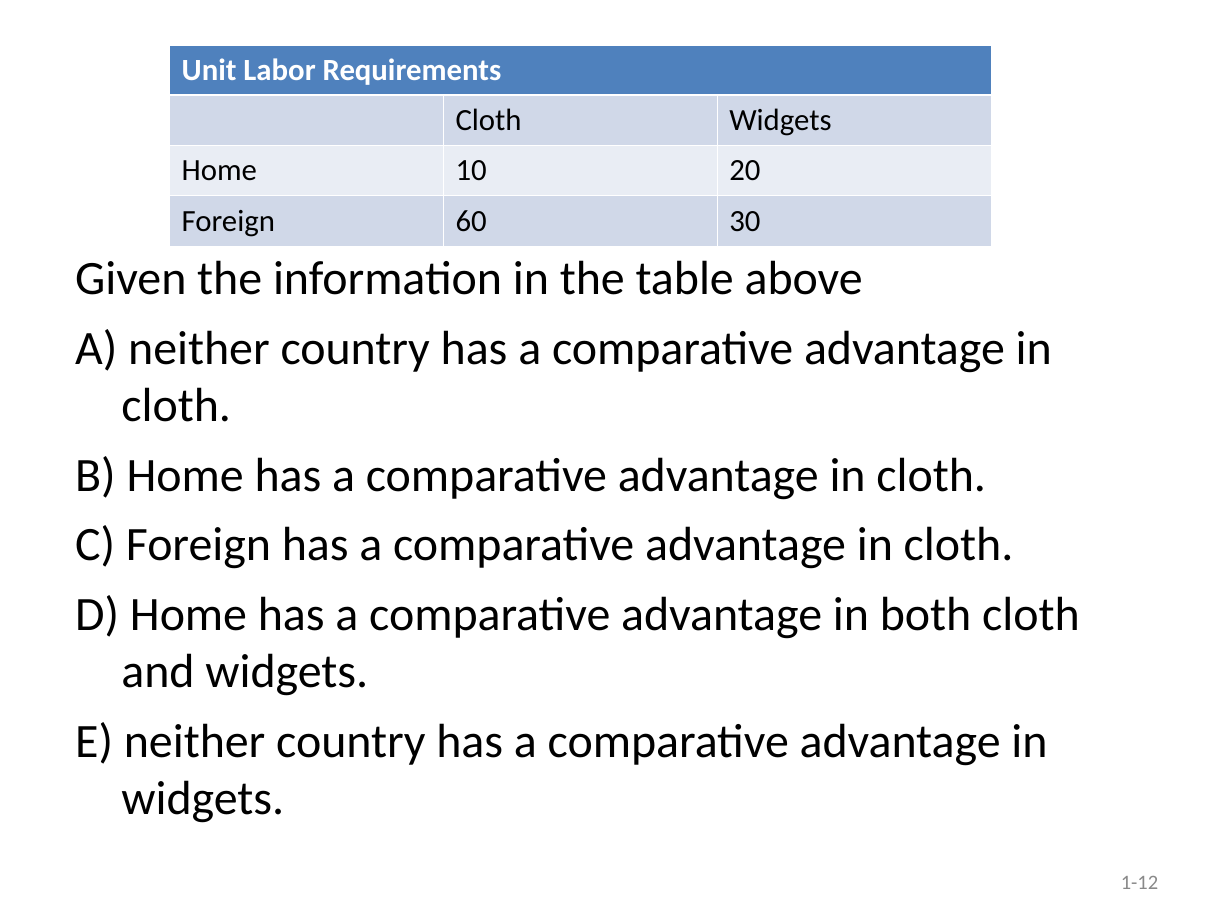
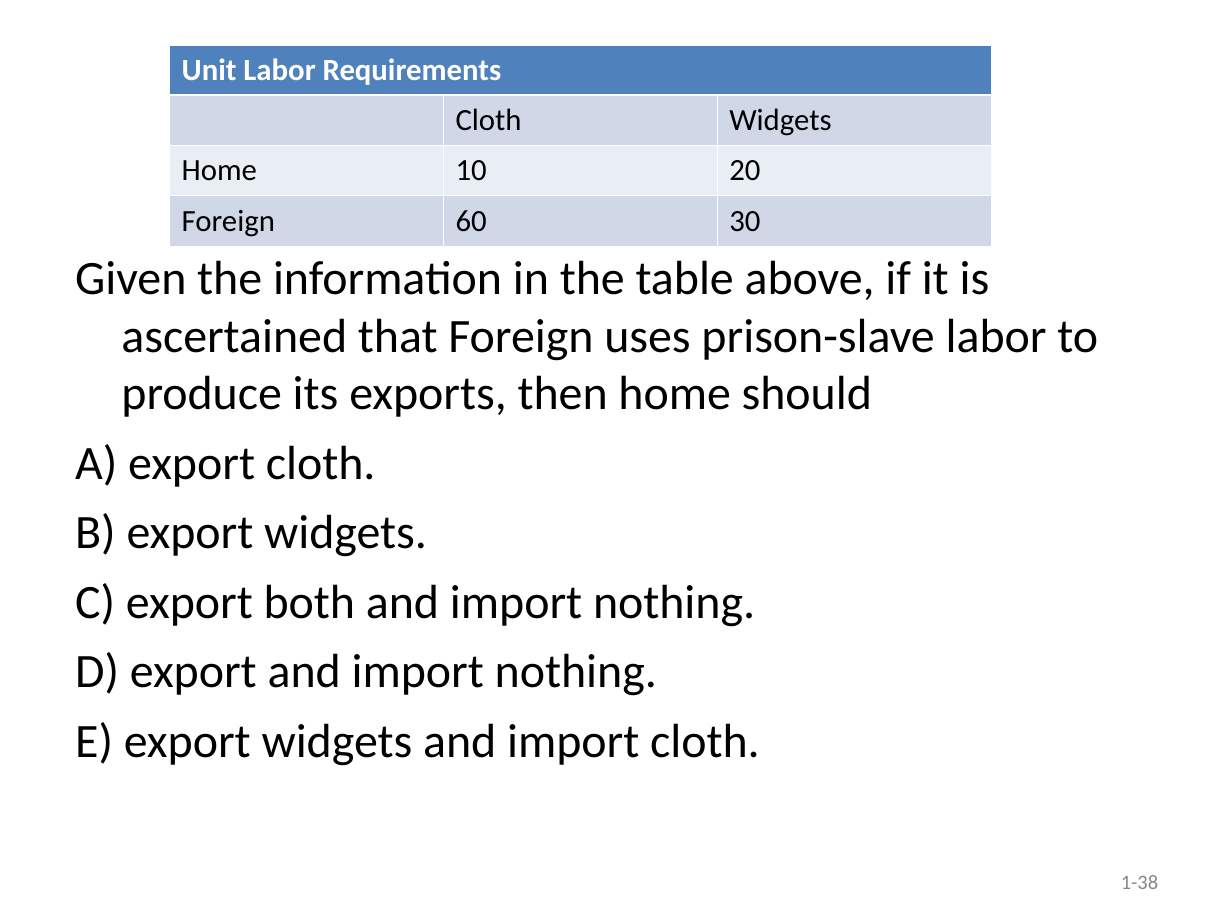
Before and after one commit to hehemin/bayeswhu.github.io, a slide deck: slide 38 of teaching/trade/Quiz1.ppt (slide 12 before the commit). Drawn at 1232x924 pixels with LibreOffice and Linux fonts; fonts in the diff are those of the drawing. Boxes give left, top, right and bottom in pixels: in the first picture for what was removed or moved away, otherwise in the second. Text is boxed around its words. In the diff, an @@ line names an element or a change of style, - is before the commit and + after.

```diff
--- a/teaching/trade/Quiz1.ppt
+++ b/teaching/trade/Quiz1.ppt
@@ text at bbox=[75, 260, 1098, 766]: text changed @@
-Given the information in the table above
-A) neither country has a comparative advantage in cloth.
-B) Home has a comparative advantage in cloth.
-C) Foreign has a comparative advantage in cloth.
-D) Home has a comparative advantage in both cloth and widgets.
-E) neither country has a comparative advantage in widgets.
+Given the information in the table above, if it is ascertained that Foreign uses prison-slave labor to produce its exports, then home should
+A) export cloth.
+B) export widgets.
+C) export both and import nothing.
+D) export and import nothing.
+E) export widgets and import cloth.
@@ page number at bbox=[1121, 875, 1158, 889]: text changed @@
-1-12
+1-38
```
Also in this commit, not shown: 28 other slides changed, 30 slides added, 2 slides removed, 2 other files.
